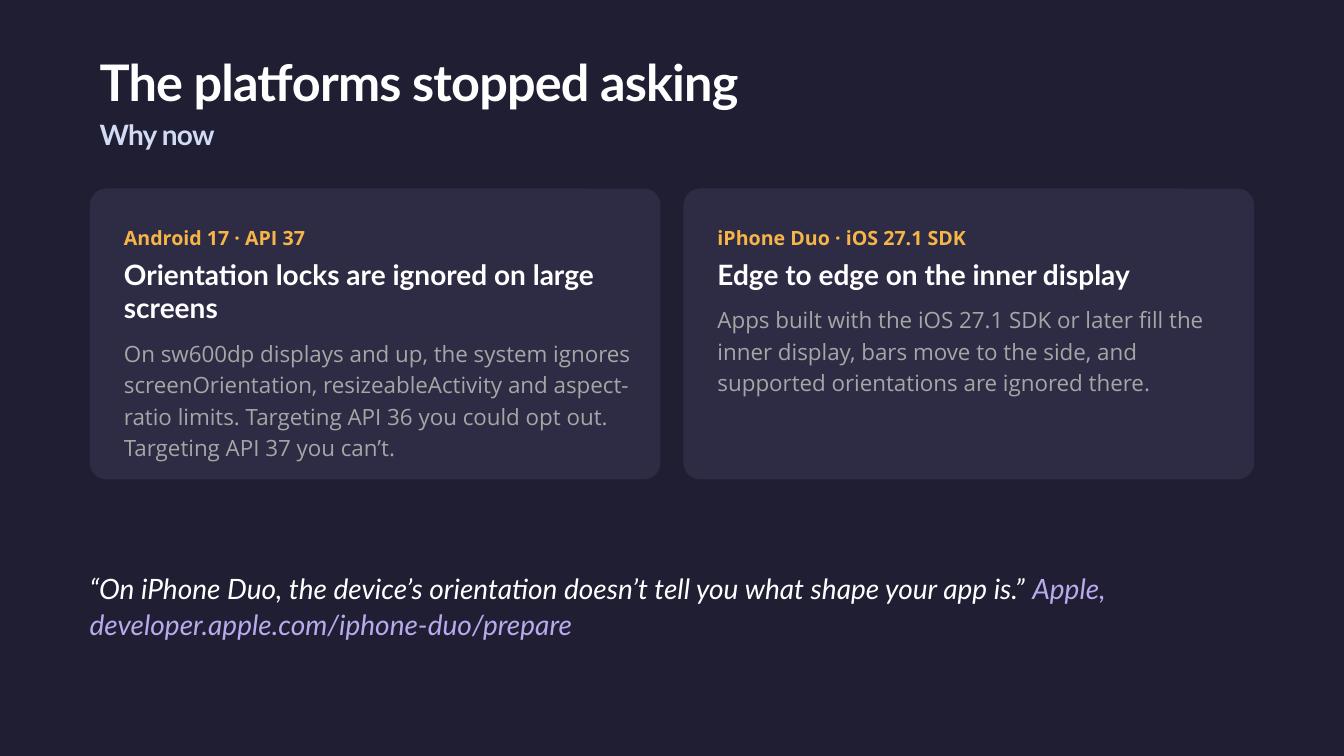
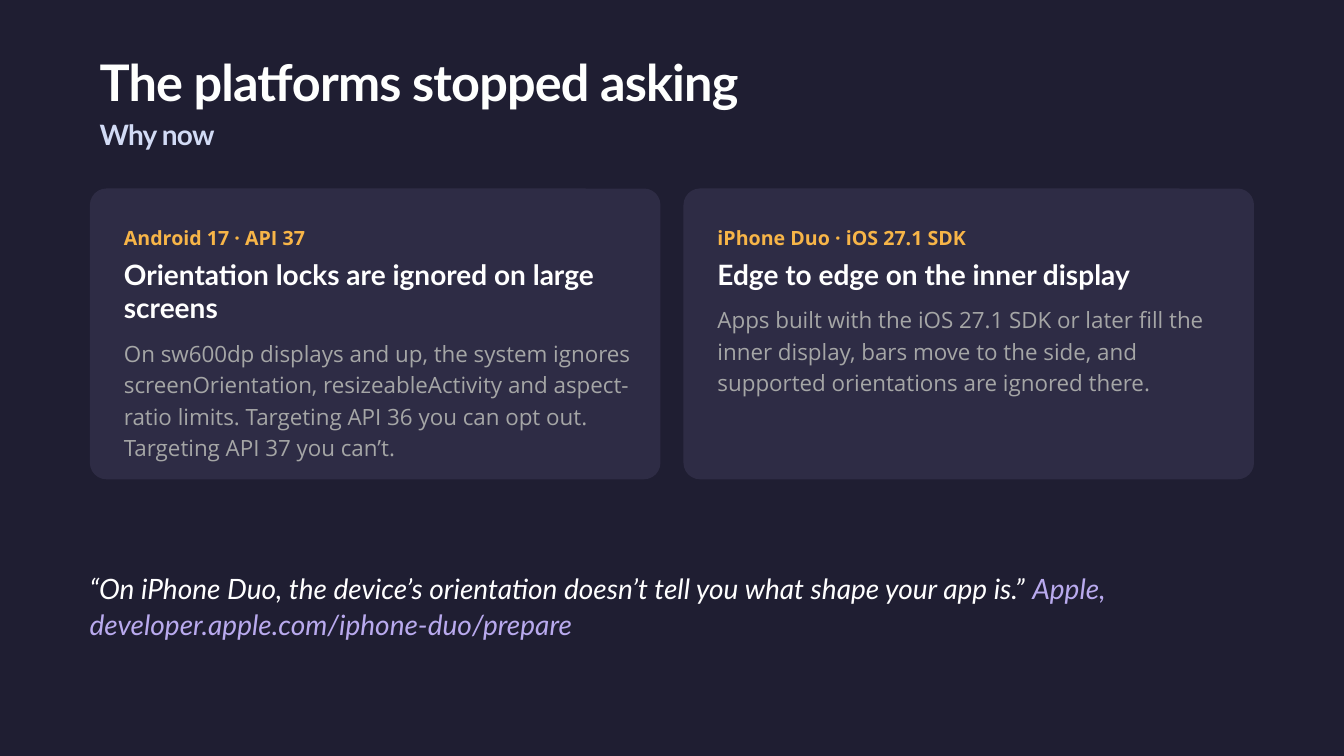
Before and after one commit to jsuarezruiz/dotnetconf2026-avalonia-foldables, a slide deck: slide 7 of Building Dual-Screen Experiences with Avalonia.pptx (slide 6 before the commit). Drawn at 1344x756 pixels with LibreOffice and Linux fonts; fonts in the diff are those of the drawing. Boxes give left, top, right and bottom in pixels: in the first picture for what was removed or moved away, otherwise in the second. Text is boxed around its words. In the diff, an @@ line names an element or a change of style, - is before the commit and + after.

Commit message:
Updated slides

```diff
--- a/Building Dual-Screen Experiences with Avalonia.pptx
+++ b/Building Dual-Screen Experiences with Avalonia.pptx
@@ text at [124,345,630,462]: text changed @@
-On sw600dp displays and up, the system ignores screenOrientation, resizeableActivity and aspect-ratio limits. Targeting API 36 you could opt out. Targeting API 37 you can’t.
+On sw600dp displays and up, the system ignores screenOrientation, resizeableActivity and aspect-ratio limits. Targeting API 36 you can opt out. Targeting API 37 you can’t.
```
Also in this commit, not shown: 1 slide added, 1 other file.
